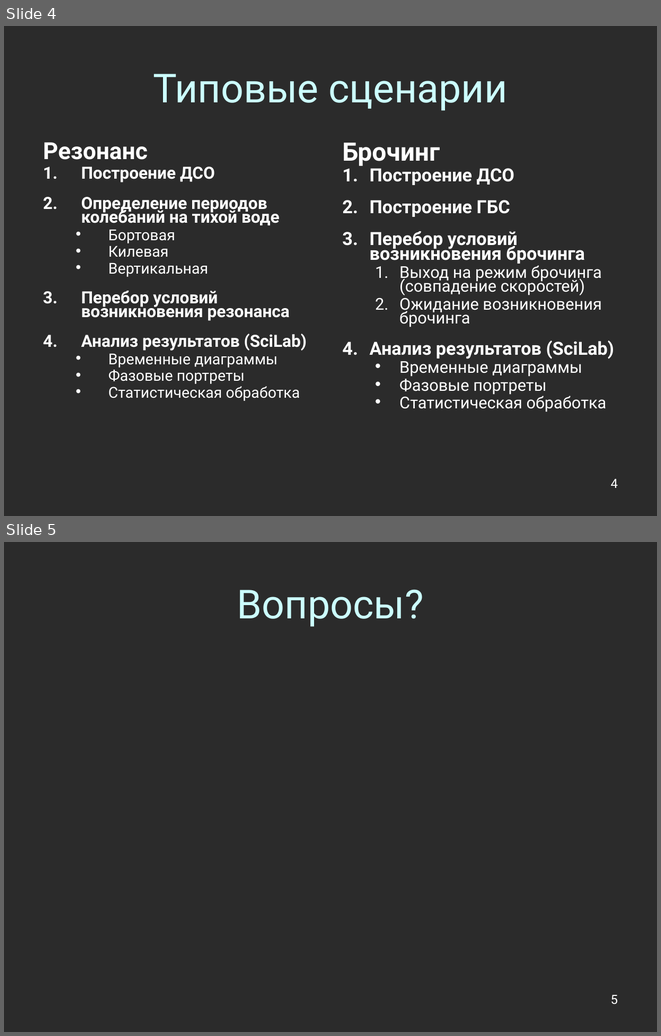
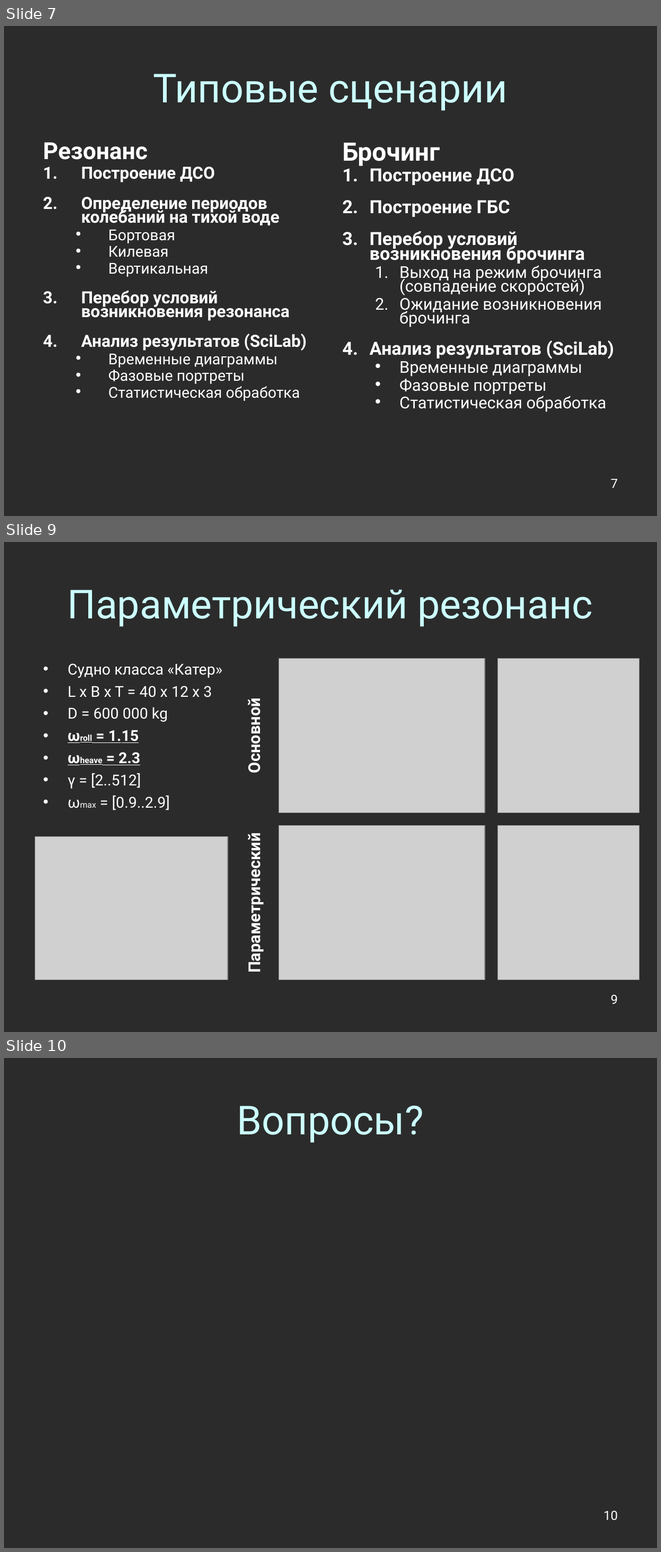
Before and after one commit to Jacobi20/nano-vis, a slide deck: docs/conf_2011_cyprus/conf_2011_cyprus.ppt. Shown one above the other, each under a label of ours: slides 4 and 5 before the commit, slides 7, 9 and 10 after it; the slides between them are not shown. The pictures are 661x1036 and 661x1552 pixels, drawn with LibreOffice and Linux fonts; fonts in the diff are those of the drawing; grey boxes stand for pictures; background and template pictures are left out; a plain dark background stands for a picture behind light text. Boxes give left, top, right and bottom in pixels: in the first picture for what was removed or moved away, otherwise in the second. Text is boxed around its words. In the diff, an @@ line names an element or a change of style, - is before the commit and + after.

```diff
--- a/docs/conf_2011_cyprus/conf_2011_cyprus.ppt
+++ b/docs/conf_2011_cyprus/conf_2011_cyprus.ppt
@@ slide 9 added at (4,542,657,1032), background picture (left out) @@
@@ title added at (67,590,593,627), 44 pt, text #CCFFFF @@
+Параметрический резонанс
@@ text added at (68,663,222,810), 16.6 pt, text #FFFFFF @@
+• Судно класса «Катер»
+• L x B x T = 40 x 12 x 3
+• D = 600 000 kg
+• ωroll = 1.15
+• ωheave = 2.3
+• γ = [2..512]
+• ωmax = [0.9..2.9]
@@ picture added at (279,658,485,812) @@
@@ picture added at (497,658,639,812) @@
@@ text added at (243,705,265,771), 18 pt, text #FFFFFF, bold @@
+Основной
@@ picture added at (279,826,485,979) @@
@@ picture added at (497,826,639,979) @@
@@ picture added at (35,837,227,979) @@
@@ text added at (243,846,265,969), 18 pt, text #FFFFFF, bold @@
+Параметрический
@@ page number added at (611,994,618,1004), 14 pt, text #FFFFFF @@
+9
@@ what was slide 4 is now slide 7 @@
@@ page number at (611,479,618,488): text changed @@
-4
+7
@@ what was slide 5 is now slide 10 @@
@@ page number at (603,1510,618,1520): text changed @@
-5
+10
```
Also in this commit, not shown: 4 other slides added, 30 other files.
